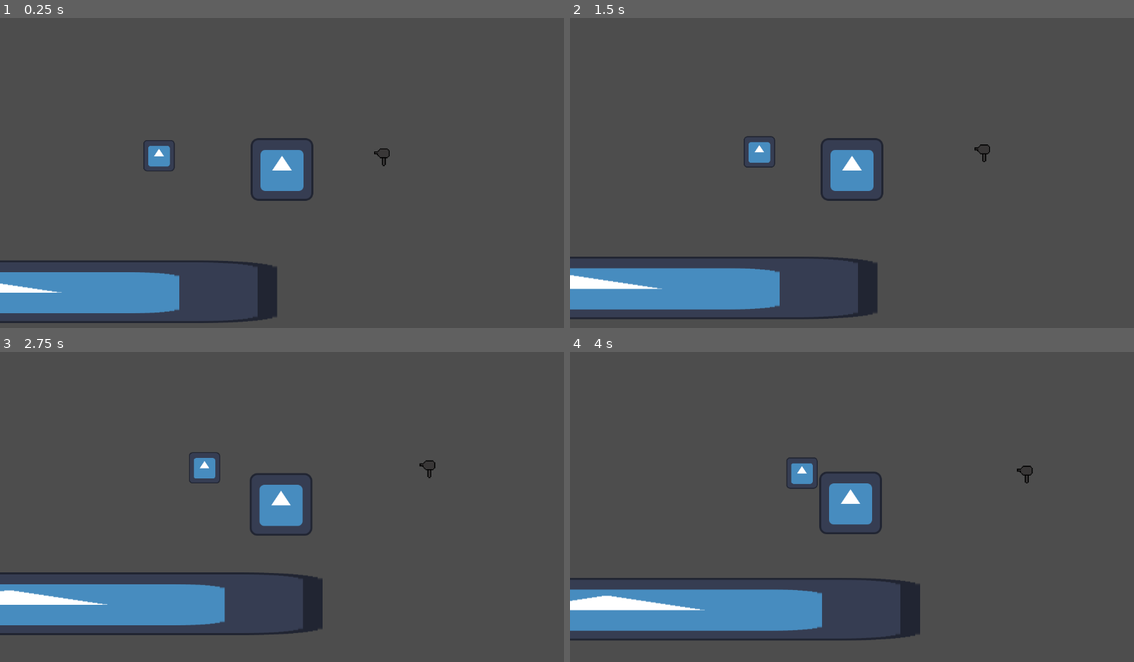
Above: before the commit, frames 1-4 (two rows, left to right).
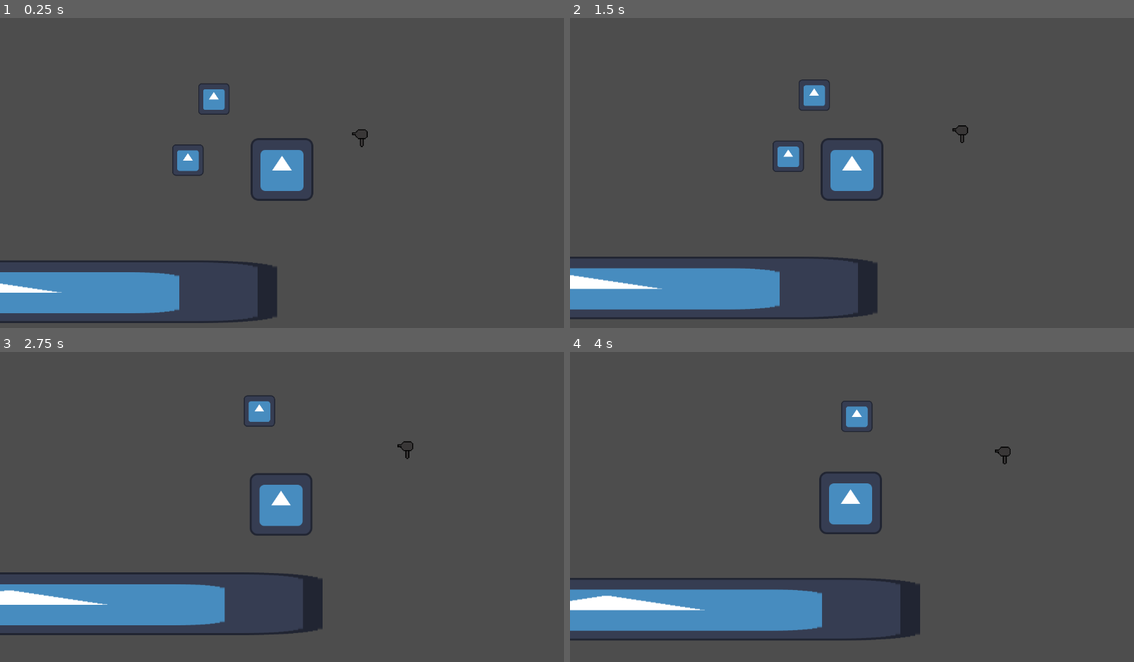
Above: after the commit, the same moments.

Repository: TheFlameFish/junkpack
Game: Godot game, scene res://scenes/main.tscn
Two runs of this game, one before a commit and one after it. Both use one fixed random seed, a clock stepped at 60 frames per second and the inputs below. The engine's default icon, where the game draws it, is replaced by a stand-in: a white triangle on a blue panel in a dark square.
Inputs (mouse positions are in pixels of both pictures, inside the frame that each line leads up to):
- Up to frame 1 (0.25 s): no input
- Up to frame 2 (1.5 s): tap Enter at 0.5 s; move the mouse to (976, 154) at 0.52 s; click (976, 154) at 0.6 s; move the mouse to (739, 185) at 1.27 s; click (739, 185) at 1.35 s
- Up to frame 3 (2.75 s): tap Space at 2 s; move the mouse to (338, 432) at 2.02 s; click (338, 432) at 2.1 s
- Up to frame 4 (4 s): move the mouse to (823, 565) at 2.77 s; click (823, 565) at 2.85 s; move the mouse to (1021, 550) at 3.52 s; click (1021, 550) at 3.6 s

The runs differ from the first frame. In frame 1, 1.1% of the frame differs, in the area x 25-70%, y 21-51%; in frame 2, 1.1%, in the area x 30-75%, y 19-50%; in frame 3, 0.8%; in frame 4, 0.8%.

Commit message:
Renamed the root nodes of junk derivatives

Diff:
--- a/scenes/junk_hairdryer.tscn
+++ b/scenes/junk_hairdryer.tscn
@@ -9,7 +9,7 @@
 [sub_resource type="RectangleShape2D" id="RectangleShape2D_yg68b"]
 size = Vector2(36, 40)
 
-[node name="Junk" instance=ExtResource("1_ei4cv")]
+[node name="Junk_Hairdryer" instance=ExtResource("1_ei4cv")]
 mass = 1.0
 type = "hairdryer"
 
--- a/scenes/junk_placeholder.tscn
+++ b/scenes/junk_placeholder.tscn
@@ -9,7 +9,7 @@
 [sub_resource type="RectangleShape2D" id="RectangleShape2D_o6s8v"]
 size = Vector2(80, 80)
 
-[node name="Junk" instance=ExtResource("1_t61dx")]
+[node name="Junk_Placeholder" instance=ExtResource("1_t61dx")]
 mass = 1.0
 type = "placeholder"
 
--- a/scenes/main.tscn
+++ b/scenes/main.tscn
@@ -33,8 +33,11 @@
 [node name="Sprite2D" type="Sprite2D" parent="StaticBody2D2"]
 texture = ExtResource("1_sr5qb")
 
-[node name="Junk" parent="." instance=ExtResource("3_h8fmn")]
-position = Vector2(204, -25)
+[node name="Junk_Hairdryer" parent="." instance=ExtResource("3_h8fmn")]
+position = Vector2(159, -64)
 
-[node name="Junk2" parent="." instance=ExtResource("4_70dcb")]
-position = Vector2(-251, -28)
+[node name="Junk_Placeholder" parent="." instance=ExtResource("4_70dcb")]
+position = Vector2(-192, -19)
+
+[node name="Junk_Placeholder2" parent="." instance=ExtResource("4_70dcb")]
+position = Vector2(-139, -144)
